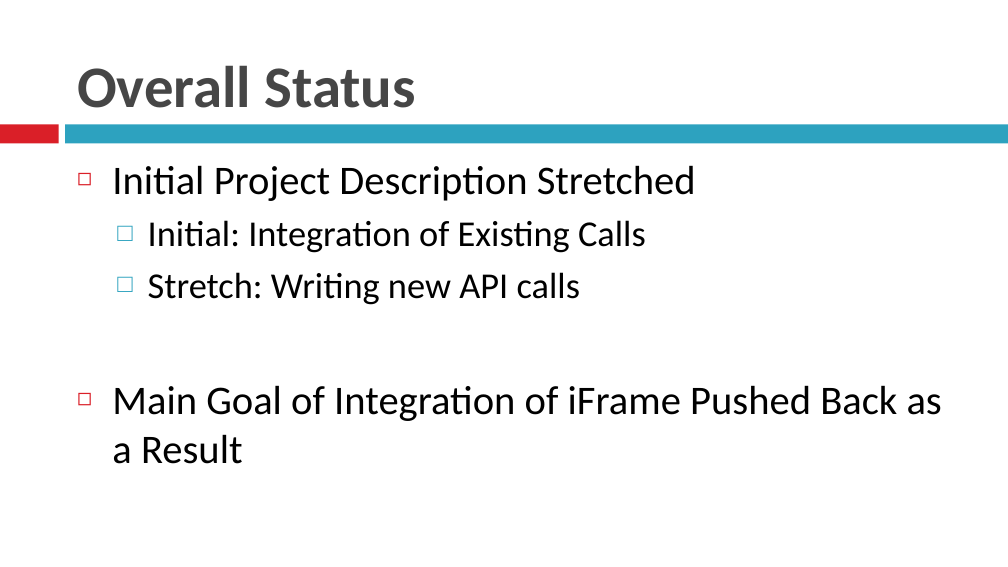
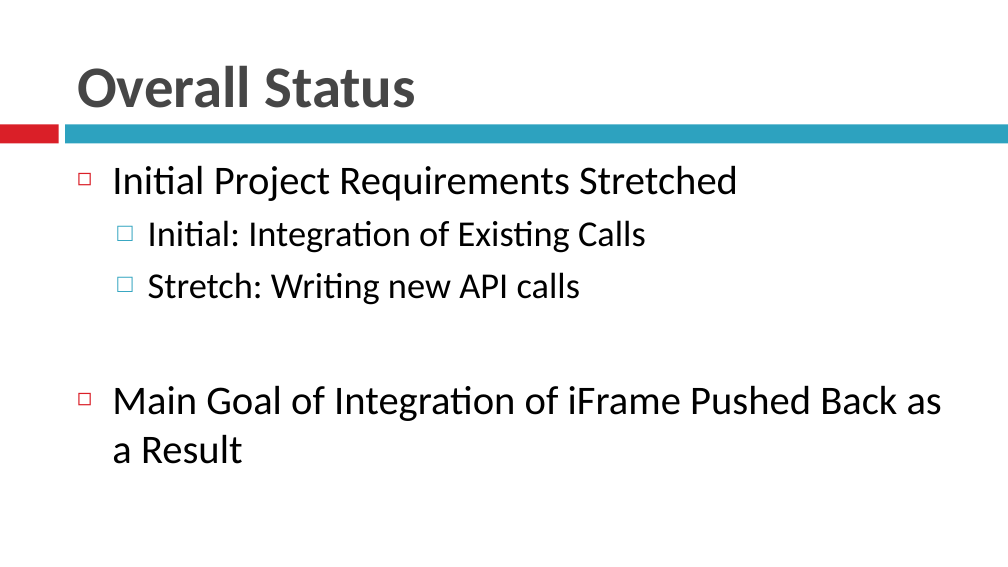
Before and after one commit to BU-EC500-SP15/moc-gui-plugins, a slide deck: slide 13 of MOCUIPlugin-Demo4.pptx (slide 12 before the commit). Drawn at 1008x567 pixels with LibreOffice and Linux fonts; fonts in the diff are those of the drawing. Boxes give left, top, right and bottom in pixels: in the first picture for what was removed or moved away, otherwise in the second. Text is boxed around its words. In the diff, an @@ line names an element or a change of style, - is before the commit and + after.

```diff
--- a/MOCUIPlugin-Demo4.pptx
+++ b/MOCUIPlugin-Demo4.pptx
@@ text at (x1=112, y1=165, x2=738, y2=201): text changed @@
-◻ Initial Project Description Stretched
+◻ Initial Project Requirements Stretched
```
Also in this commit, not shown: 2 other slides changed, 1 slide added.
